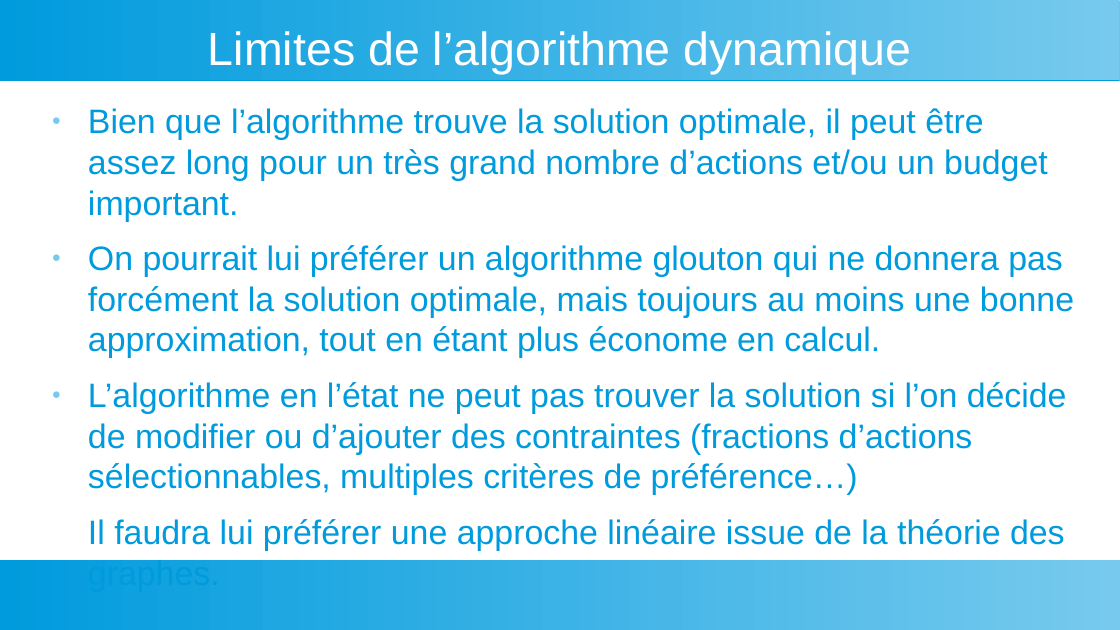
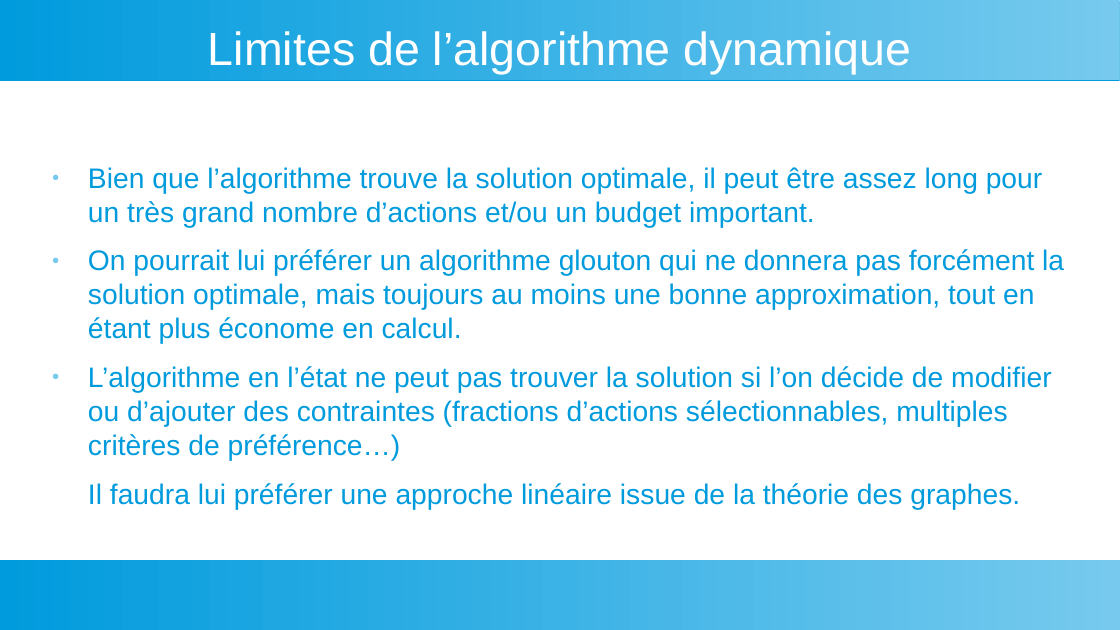
Before and after one commit to YoannDeb/AlgoInvest, a slide deck: slide 9 of Docs/Présentation.odp (slide 7 before the commit). Drawn at 1120x630 pixels with LibreOffice and Linux fonts; fonts in the diff are those of the drawing. Boxes give left, top, right and bottom in pixels: in the first picture for what was removed or moved away, otherwise in the second. Text is boxed around its words. In the diff, an @@ line names an element or a change of style, - is before the commit and + after.

```diff
--- a/Docs/Présentation.odp
+++ b/Docs/Présentation.odp
@@ text "Bien que l’algorithme trouve la ...": place and size @@
-text "Bien que l’algorithme trouve la ..." at [88, 108, 1074, 560]
+text "Bien que l’algorithme trouve la ..." at [88, 167, 1064, 510]
@@ text "Bien que l’algorithme trouve la ..." at [88, 167, 1064, 510]: size 24 to 20 pt @@
```
Also in this commit, not shown: 6 other slides changed, 2 slides added.
